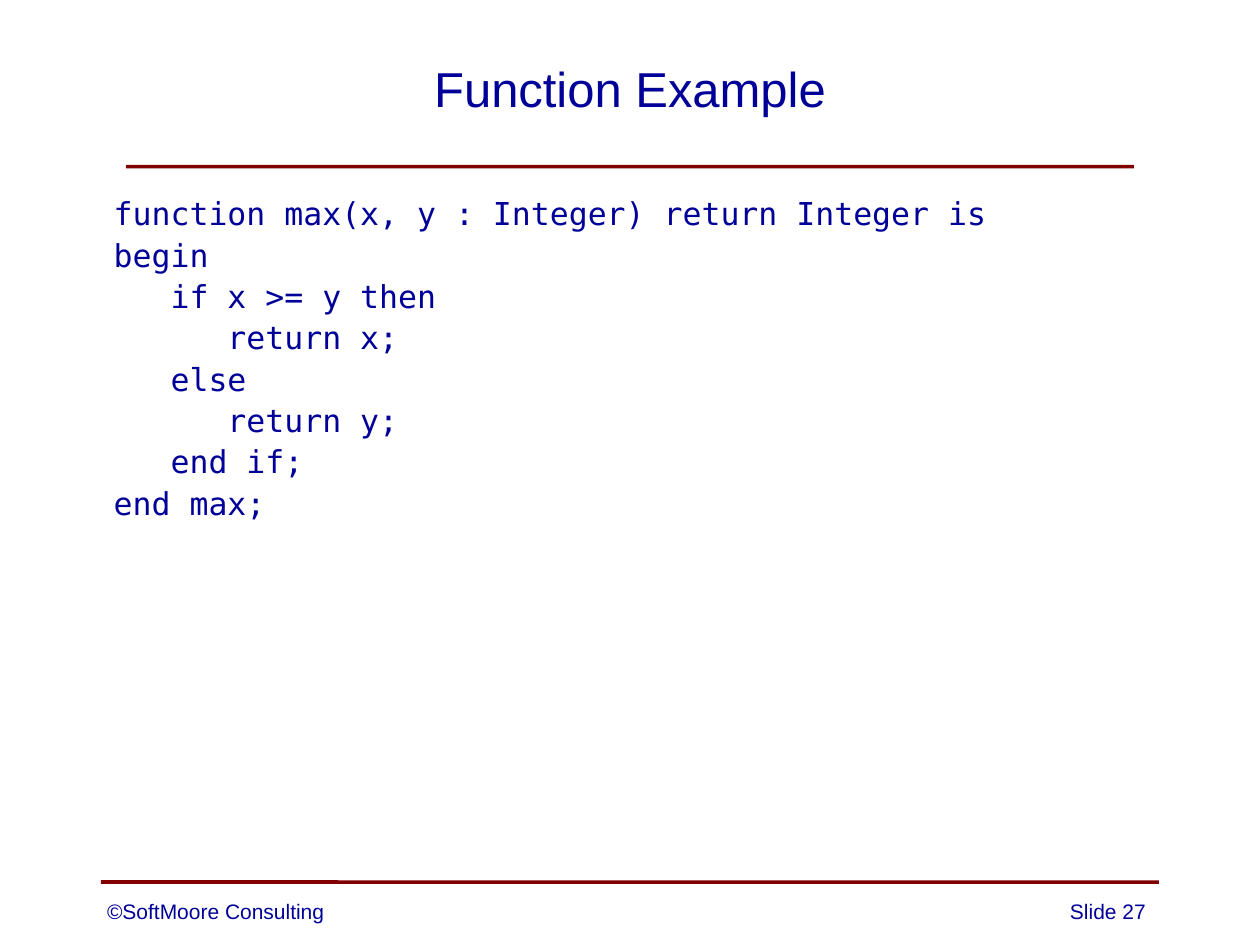
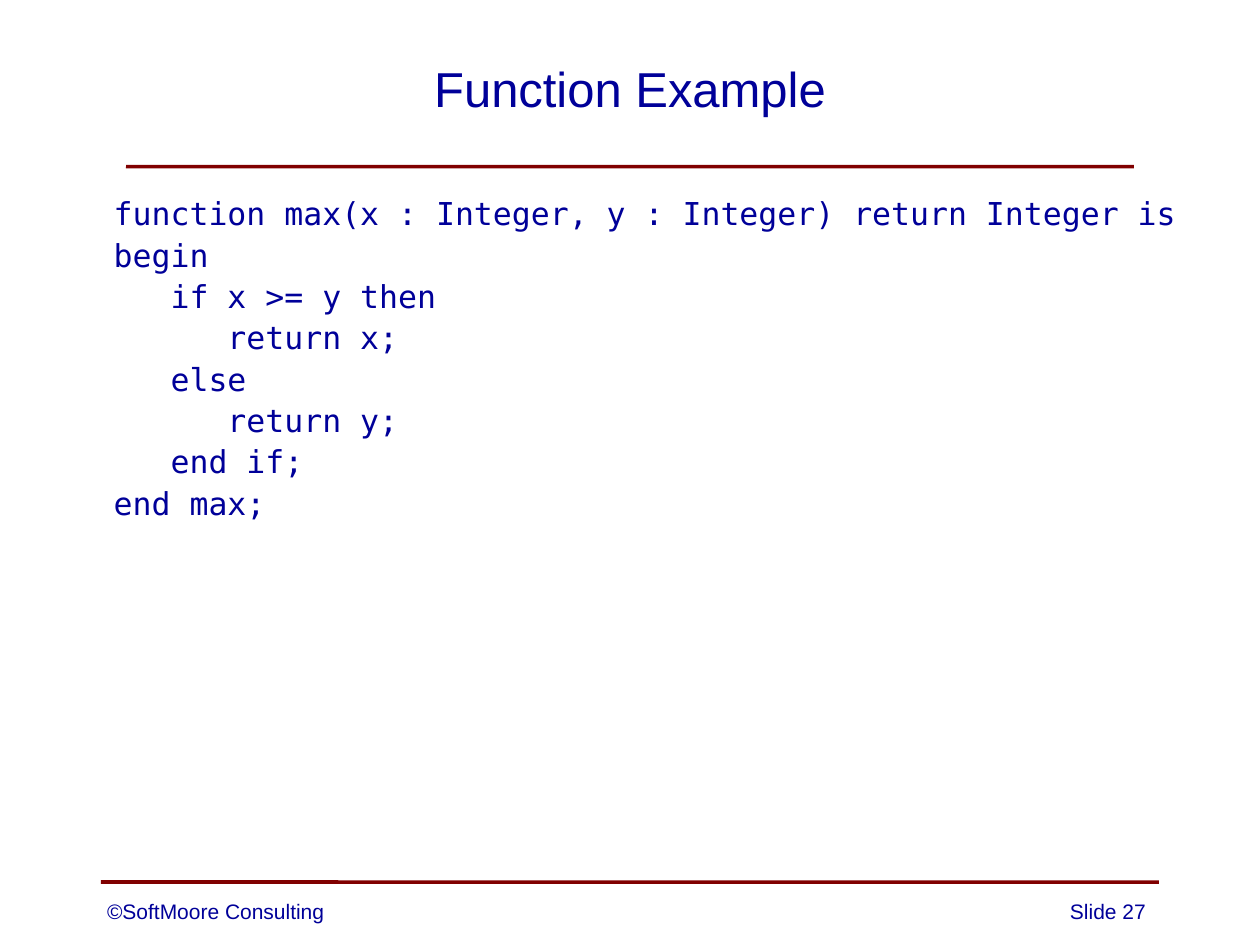
Before and after one commit to SoftMoore/CPRL-Kt, a slide deck: slide 27 of PowerPoint Slides/04 - Definition of CPRL.pptx. Drawn at 1260x945 pixels with LibreOffice and Linux fonts; fonts in the diff are those of the drawing. Boxes give left, top, right and bottom in pixels: in the first picture for what was removed or moved away, otherwise in the second. Text is boxed around its words. In the diff, an @@ line names an element or a change of style, - is before the commit and + after.

Commit message:
minor corrections to one PowerPoint slide

```diff
--- a/PowerPoint Slides/04 - Definition of CPRL.pptx
+++ b/PowerPoint Slides/04 - Definition of CPRL.pptx
@@ text at [114, 201, 1176, 232]: text changed @@
-  function max(x, y : Integer) return Integer is
+  function max(x : Integer, y : Integer) return Integer is
```
